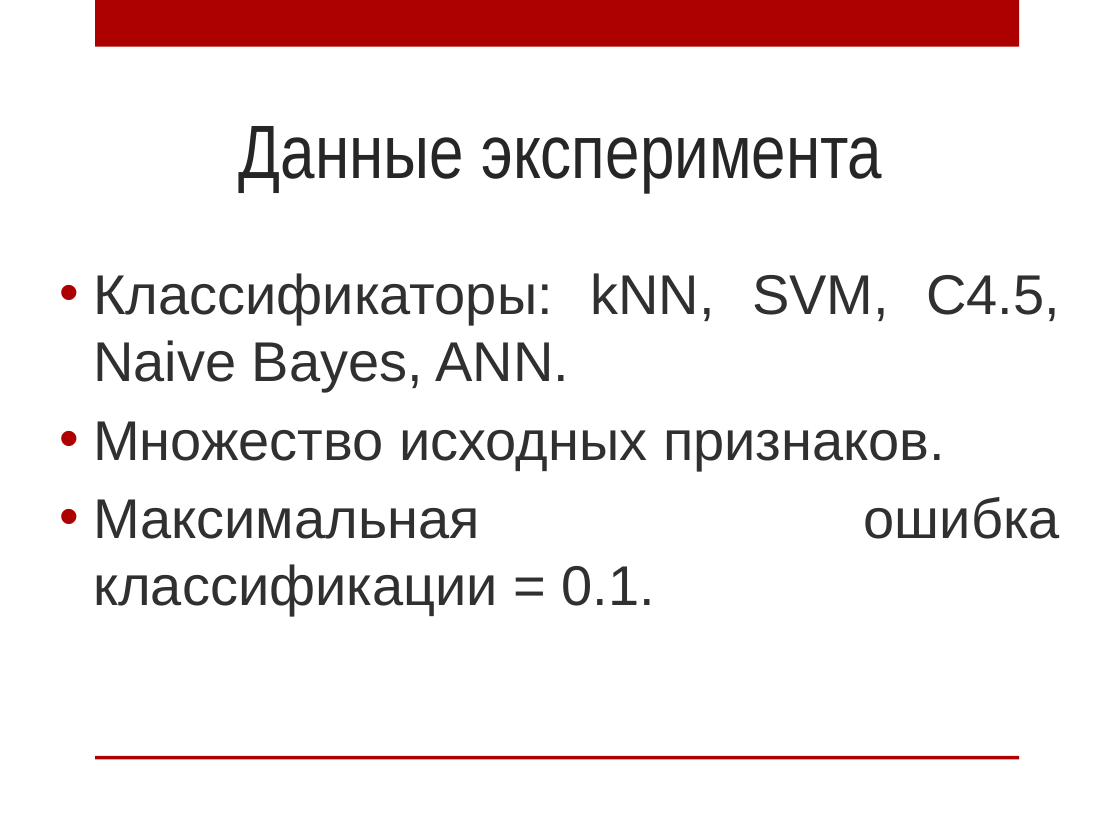
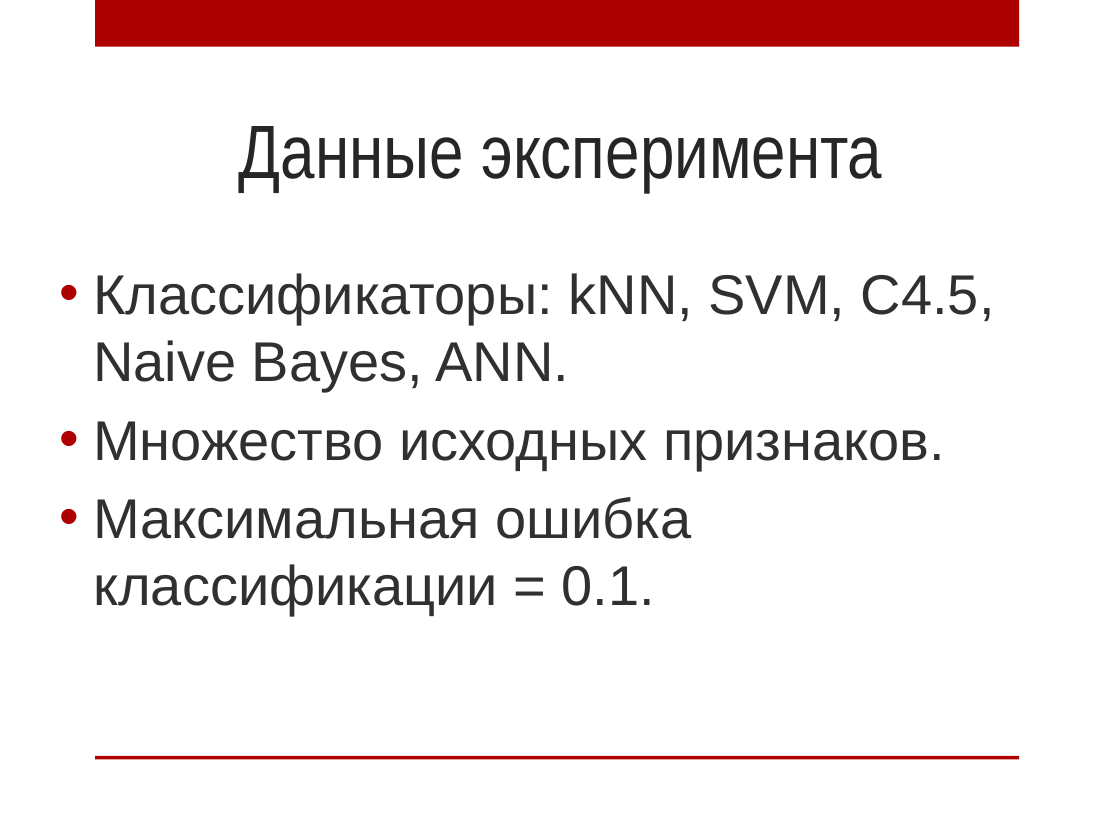
Before and after one commit to AnnaIbakaeva/Genetic, a slide deck: slide 16 of Диплом/Магистратура.pptx. Drawn at 1120x840 pixels with LibreOffice and Linux fonts; fonts in the diff are those of the drawing; background and template pictures are left out. Boxes give left, top, right and bottom in pixels: in the first picture for what was removed or moved away, otherwise in the second. Text is boxed around its words. In the diff, an @@ line names an element or a change of style, - is before the commit and + after.

```diff
--- a/Диплом/Магистратура.pptx
+++ b/Диплом/Магистратура.pptx
@@ text "Классификаторы: kNN, SVM, C4.5, Naive ..." at bbox=[93, 273, 995, 615]: alignment justified to left @@
```
Also in this commit, not shown: 3 other slides changed, 4 other files.
